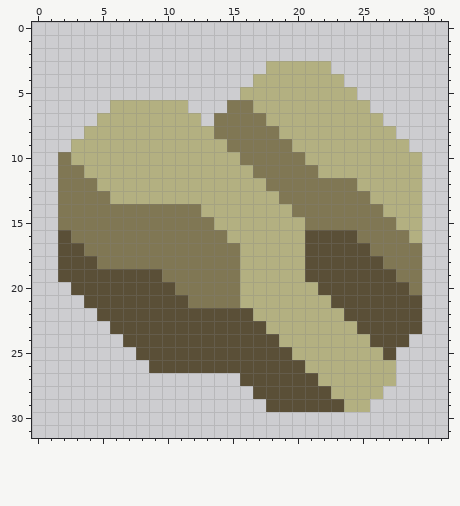
One commit to this pixel-art sprite: assets/sprites/item/sulfur.png. The picture above is the old version.
The file is 32x32 pixels.
Once edited:
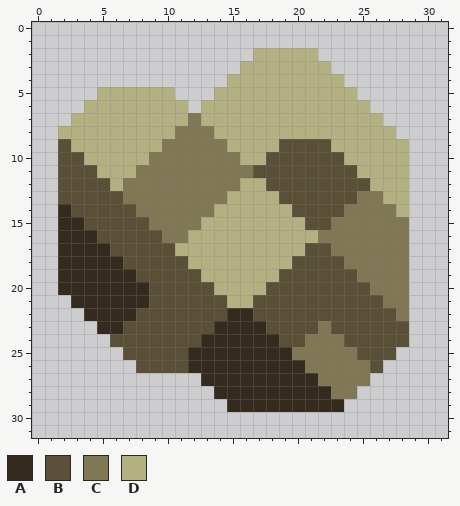
Palette (. is transparent): A #352a1e  B #5a4f37  C #807754  D #b3b081
Difference:
Changed rows in their new state; - is an unchanged pixel.
first column x 2:
 2 ---------------DDDDD--------
 3 --------------DD------------
 4 -------------DD-------------
 5 ---DDDDDD---DD--------------
 6 --DD-------DDDD-------------
 7 -DD-------CDDDDD------------
 8 DD-------CCCDDDDD-----------
 9 B-------CCCCCDDDDBBBB-------
10 BB-----CCCCCCCDDBBBBBB-----.
11 BBB---CCCCCCCCCBBBBBBBB----.
12 BBBB-CCCCCCCCC--BBBBBBBB---.
13 BBBBBCCCCCCCC----BBBBBB-C--.
14 ABBBBB-----C------BBBB---C-.
15 AABBBBB----D-------BB-----C.
16 AAABBBBB--DDD------DCCC----.
17 AAAABBBBBDDDDD-------CCC---.
18 AAAAABBBBBDDDD----B---CCC--.
19 AAAAAA--BBBDDD---BB----CCC-.
20 AAAAAAA--BBBDD--BBBB----CCC.
21 -AAAAAA---BBBD-BBBBBB----CC.
22 --AAAA-------AABBBBBBB----C.
23 ---AA-------AAAABBBBCBB----.
24 ----B------AAAAAABBCCCBB----
25 -----B----AAAAAAAACCCCCBB---
26 ------B---AAAAAAAAACCCCCB.--
27 -----------AAAAAAAAACCCC..--
28 ------------AAAAAAAAACC..---
29 -------------AAAAAAAAA..----
Boxes around the changes in both pictures, in picture pixels (x1, y1, x2, y2):
changed: (58, 48, 422, 412)
